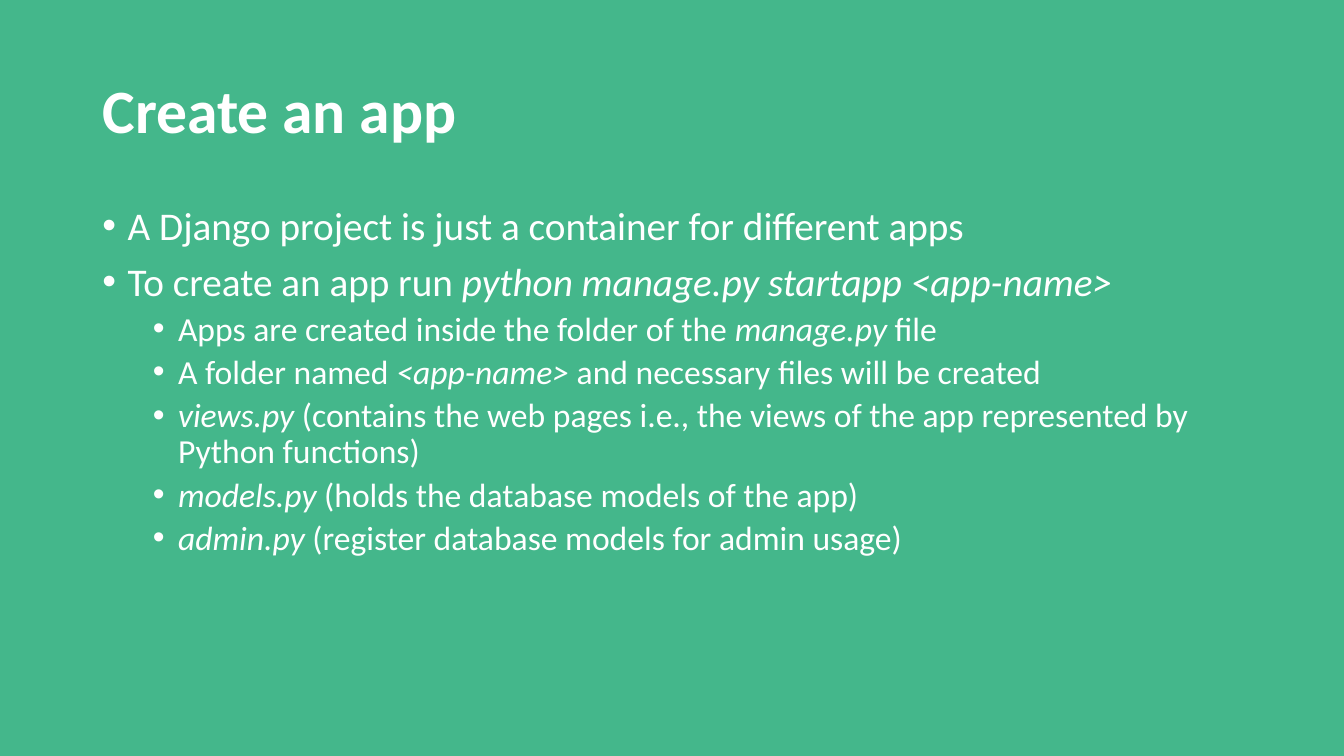
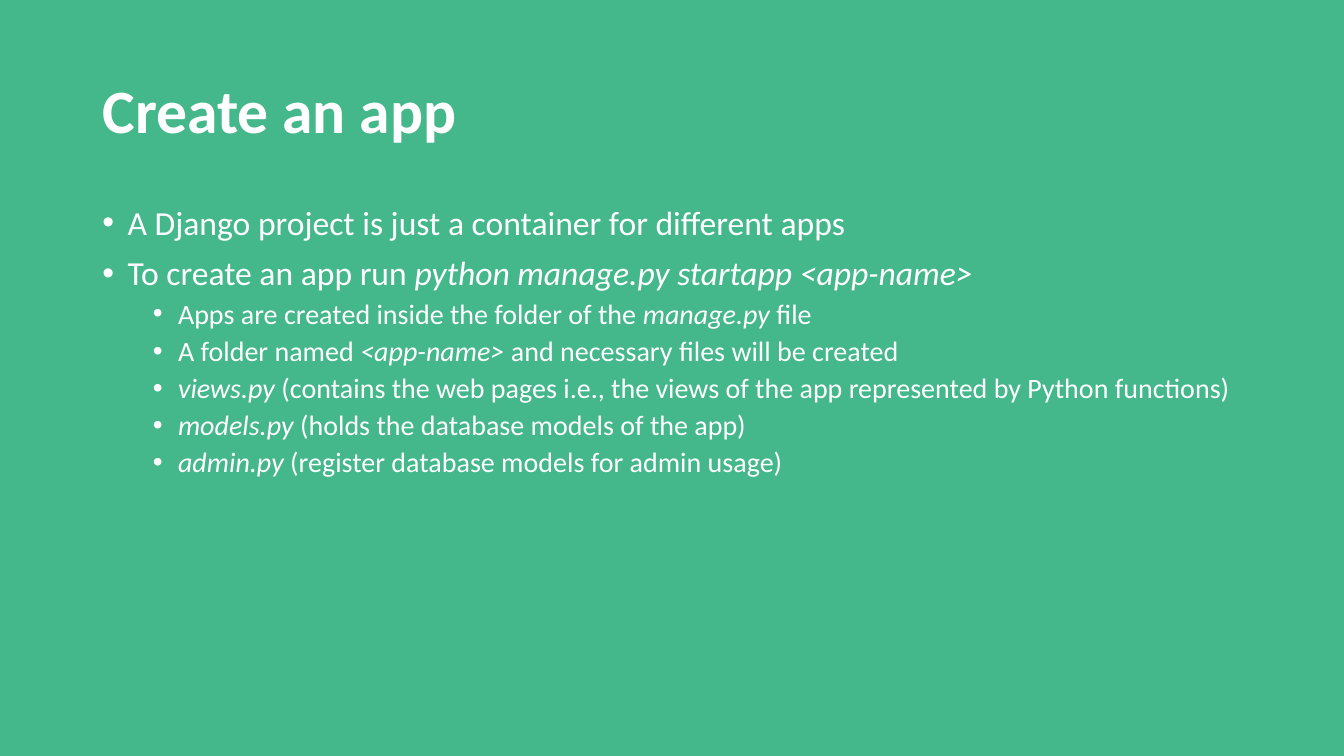
Before and after one commit to fgervasi-cell/Django-E-Portfolio, a slide deck: slide 5 of Django-Background-Info.pptx. Drawn at 1344x756 pixels with LibreOffice and Linux fonts; fonts in the diff are those of the drawing. Boxes give left, top, right and bottom in pixels: in the first picture for what was removed or moved away, otherwise in the second. Text is boxed around its words. In the diff, an @@ line names an element or a change of style, - is before the commit and + after.

Commit message:
finished slides

```diff
--- a/Django-Background-Info.pptx
+++ b/Django-Background-Info.pptx
@@ text "A Django project is just ..." at <box>128,211,1229,477</box>: size 28 to 24 pt in "A Django project is just a container ...", "To create an app run python manage.py ..."; size 24 to 20 pt in "Apps are created inside the folder of ...", "A folder named <app-name> and necessary files ...", "views.py (contains the web pages i.e., the ...", "models.py (holds the database models of the ..." and 1 more places @@
```
Also in this commit, not shown: 5 other slides changed.
